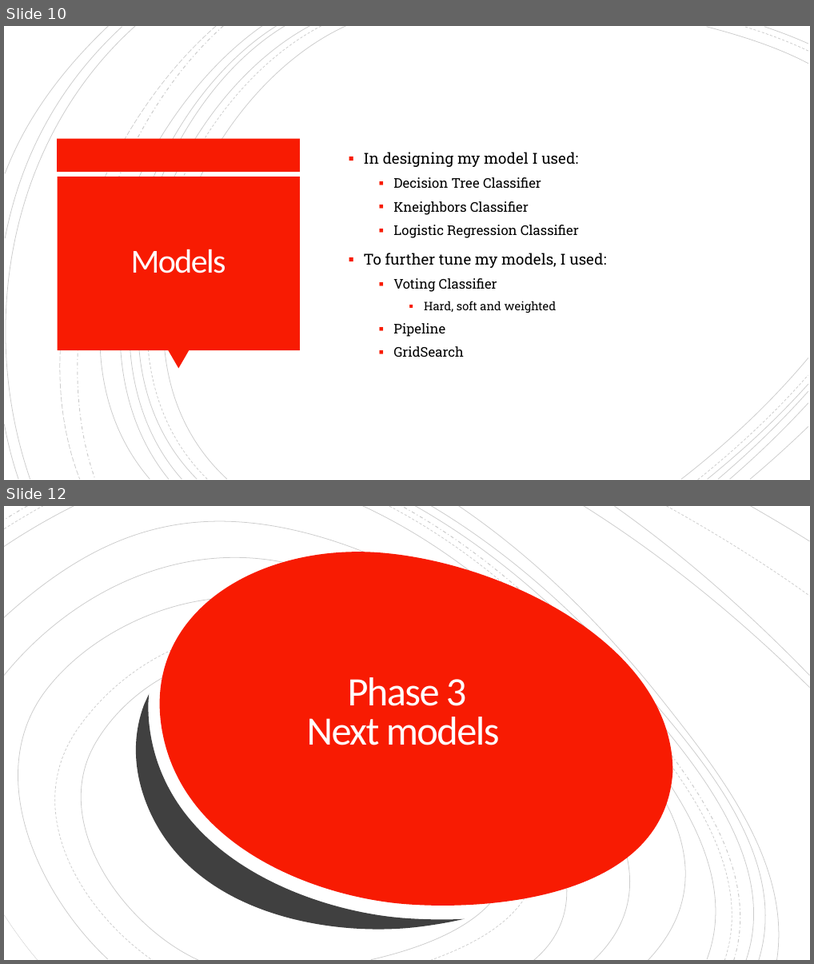
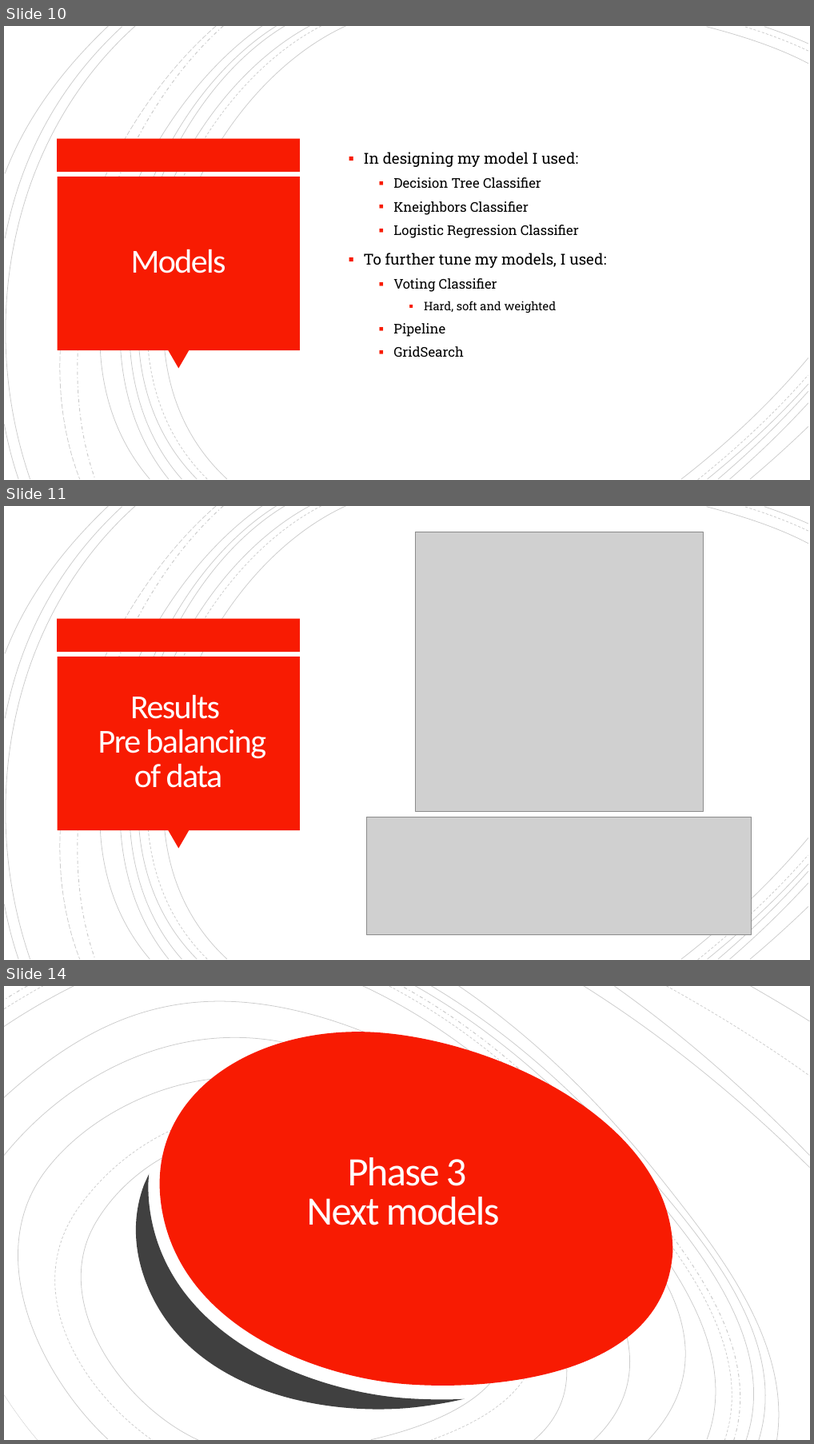
Before and after one commit to adamk6/codingDojoFinalProject, a slide deck: Coding Dojo - Final Project - Adam Kolodny.pptx. Shown one above the other, each under a label of ours: slides 10 and 12 before the commit, slides 10, 11 and 14 after it; the slides between them are not shown. The pictures are 814x964 and 814x1444 pixels, drawn with LibreOffice and Linux fonts; fonts in the diff are those of the drawing; grey boxes stand for pictures; background and template pictures are left out. Boxes give left, top, right and bottom in pixels: in the first picture for what was removed or moved away, otherwise in the second. Text is boxed around its words. In the diff, an @@ line names an element or a change of style, - is before the commit and + after.

```diff
--- a/Coding Dojo - Final Project - Adam Kolodny.pptx
+++ b/Coding Dojo - Final Project - Adam Kolodny.pptx
@@ slide 11 added at (4,506,810,960), background #FFFFFF; not listed: 24 template elements that a slide beside it also shows @@
@@ picture added at (415,532,703,811) @@
@@ title added at (98,695,266,788), 40 pt, text #FFFEFF @@
+Results
+Pre balancing of data
@@ picture added at (367,816,752,934) @@
@@ what was slide 12 is now slide 14 @@
```
Also in this commit, not shown: 2 other slides added, 1 slide removed.
